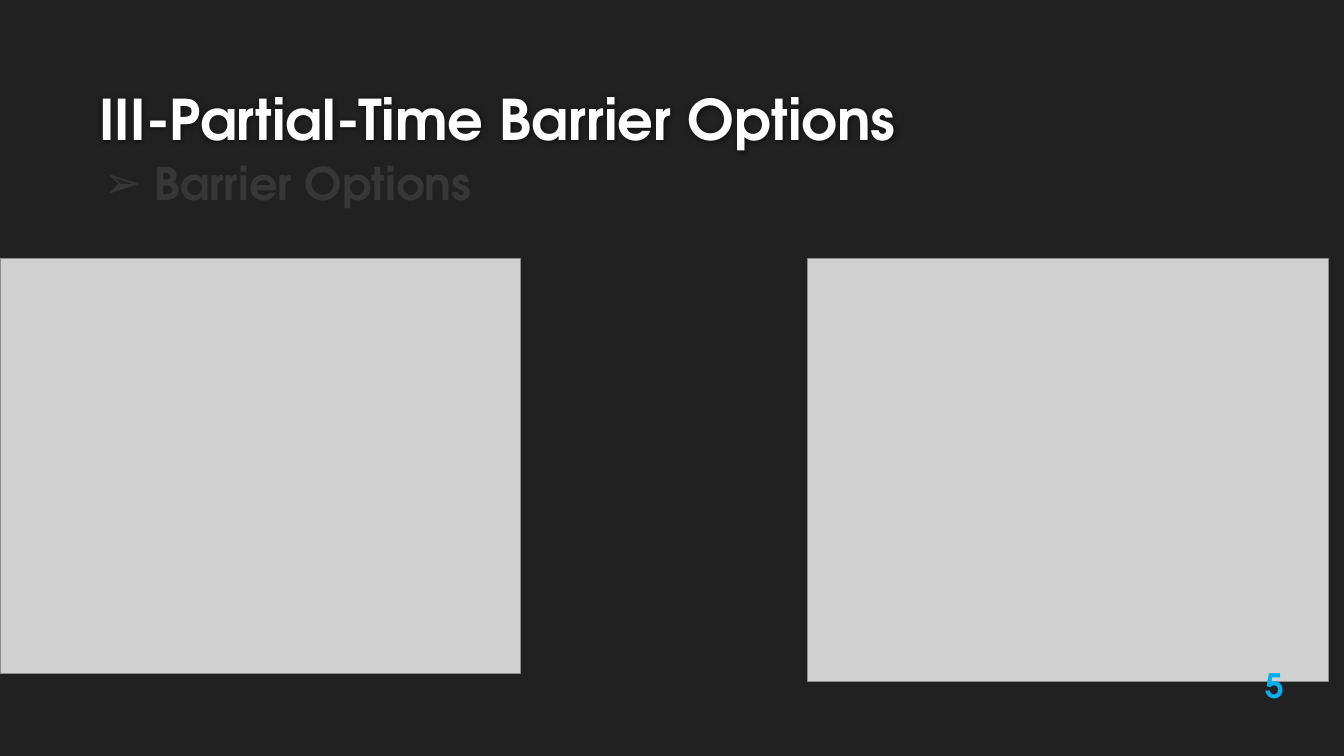
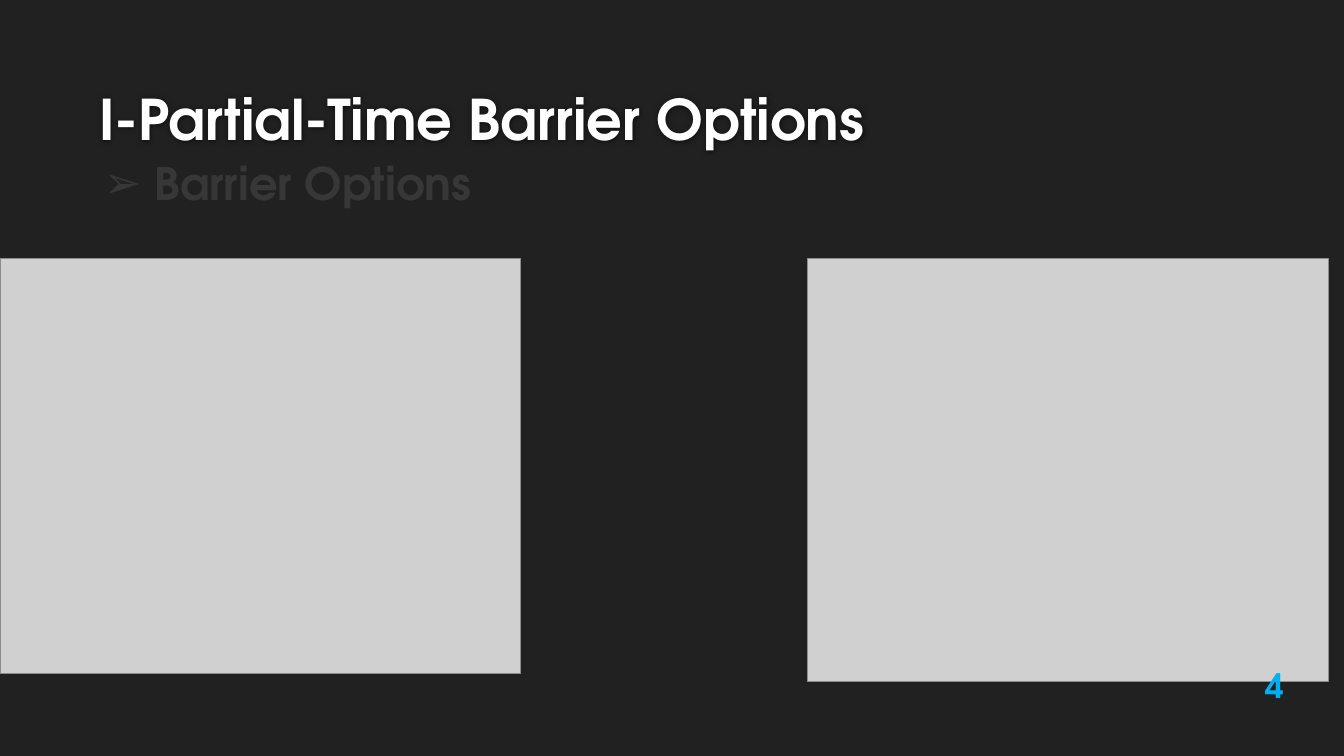
Before and after one commit to Ayadi07/Quantlib, a slide deck: slide 4 of report and presentation/QuantLib1.3 16-01-2014-modified version.pptx (slide 5 before the commit). Drawn at 1344x756 pixels with LibreOffice and Linux fonts; fonts in the diff are those of the drawing; grey boxes stand for pictures; background and template pictures are left out. Boxes give left, top, right and bottom in pixels: in the first picture for what was removed or moved away, otherwise in the second. Text is boxed around its words. In the diff, an @@ line names an element or a change of style, - is before the commit and + after.

```diff
--- a/report and presentation/QuantLib1.3 16-01-2014-modified version.pptx
+++ b/report and presentation/QuantLib1.3 16-01-2014-modified version.pptx
@@ title at box(99, 97, 864, 151): text changed @@
-III-Partial-Time Barrier Options
+I-Partial-Time Barrier Options
@@ page number at box(1265, 661, 1284, 713): text changed @@
-5
+4
```
Also in this commit, not shown: 22 other slides changed, 1 slide removed, 1 other file.
